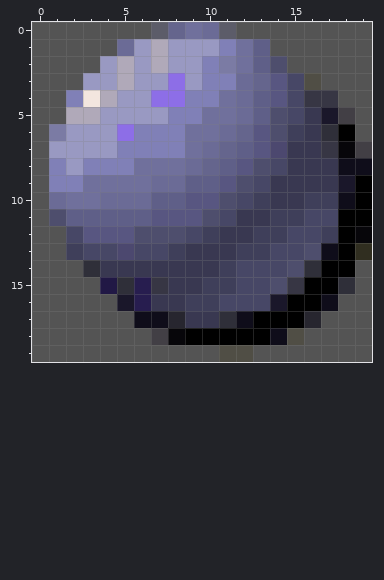
Pixel-art sprite: Sokoban/Images/ball.gif. The first picture shows the starting point.
The file is 20x20 pixels. Colours within 5 levels of each other are drawn and written as one.
New version:
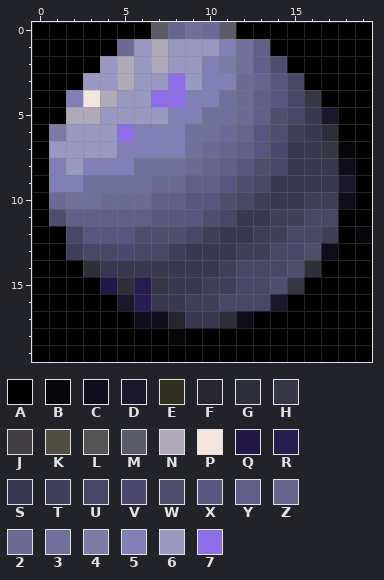
Palette (. is transparent): A #000000  B #07060a  C #0f0d1a  D #1a172a  E #302e20  F #27262f  G #2f2f39  H #373644  J #423f45  K #504e45  L #545454  M #5c5c69  N #b0a9b9  P #f3e6df  Q #211845  R #271d4f  S #393851  T #3f3f5a  U #474766  V #4c486f  W #4e4e6d  X #585681  Y #5f5f88  Z #65658d  2 #6b6b96  3 #70709c  4 #7b7ba4  5 #8080b7  6 #9999c2  7 #8d6ee7
Edits made:
@@ x 0..19 @@
- 0 LLLLLLLMZ32MLLLLLLLL
- 1 LLLLL26N66653YLLLLLL
- 2 LLLL6N6N66543YWLLLLL
- 3 LLL66N6676552ZXUKLLL
- 4 LL5PN66775532YXUHHLL
- 5 LLNN666655332YWUSDJL
- 6 L46667555332ZXWTSGAL
- 7 L6666555532ZYXVSSHBJ
- 8 L565553332ZYXWUSSSCC
- 9 L55333322YYXWUSSSSDA
-10 L233222YYXXWUTSSTTCA
-11 LWYYYYYXXXWUSSTTUUAA
-12 LLUXXXWWWUTSSTTUUTAB
-13 LLTUUVUUTSSSTTUUWCAE
-14 LLLGSSSSSSSTUUUWGAAL
-15 LLLLQGRHSSTTUUWHAAGL
-16 LLLLLDRSSTTUUUDAACLL
-17 LLLLLLCCFSSGCAAAFLLL
-18 LLLLLLLJBAAAAACKLLLL
-19 LLLLLLLLLLLKKLLLLLLL
+ 0 AAAAAAAMZ32MAAAAAAAA
+ 1 AAAAA26N66653YAAAAAA
+ 2 AAAA6N6N66543YWAAAAA
+ 3 AAA66N6676552ZXUAAAA
+ 4 AA5PN66775532YXUHAAA
+ 5 AANN666655332YWUSDAA
+ 6 A46667555332ZXWTSGAA
+ 7 A6666555532ZYXVSSHBA
+ 8 A565553332ZYXWUSSSCA
+ 9 A55333322YYXWUSSSSDA
+10 A233222YYXXWUTSSTTCA
+11 AWYYYYYXXXWUSSTTUUAA
+12 AAUXXXWWWUTSSTTUUTAB
+13 AATUUVUUTSSSTTUUWCAA
+14 AAAGSSSSSSSTUUUWGAAA
+15 AAAAQGRHSSTTUUWHAAAA
+16 AAAAADRSSTTUUUDAAAAA
+17 AAAAAACCFSSGCAAAAAAA
+18 AAAAAAAABAAAAAAAAAAA
+19 AAAAAAAAAAAAAAAAAAAA
